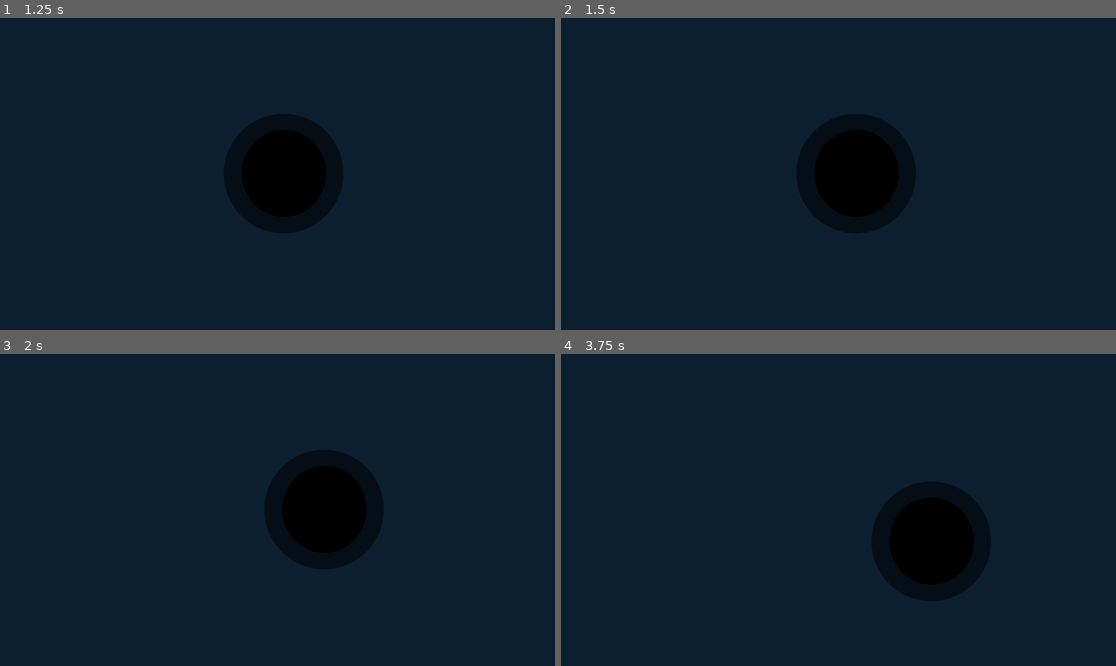
Above: before the commit, frames 1-4 (two rows, left to right).
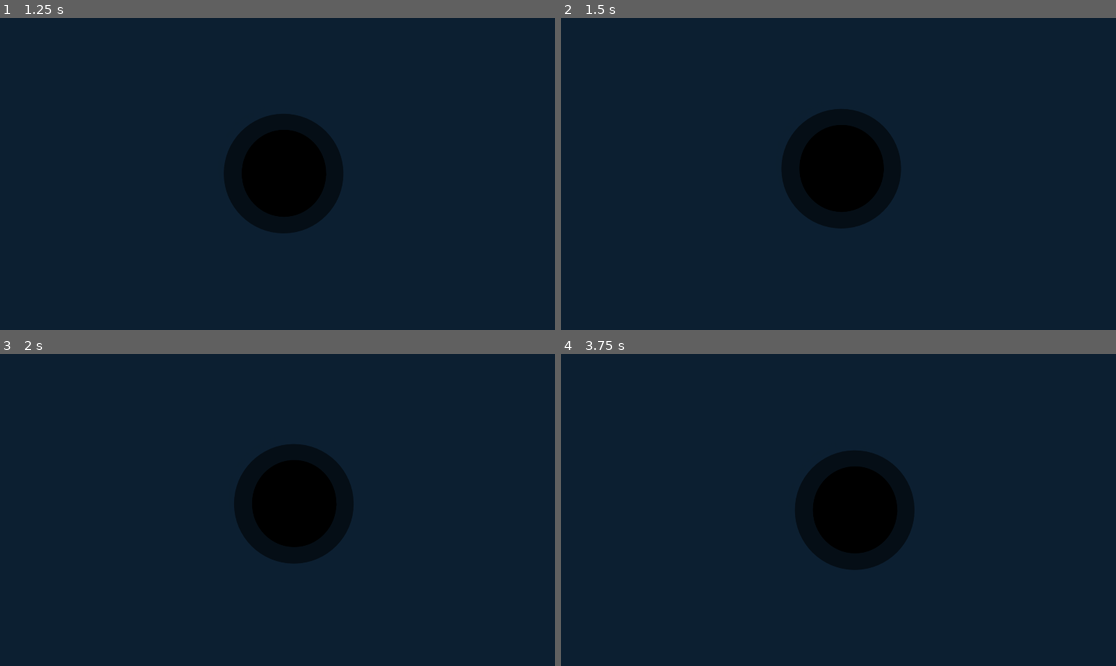
Above: after the commit, the same moments.

Repository: brokenfence-53/Black-Hole-Sim-Game
Game: Godot game, scene res://Levels/Main Menu/main_menu.tscn
The game is run twice, just before and just after one commit, with the same random seed, the same clock (stepped at 60 frames per second) and the same inputs.
Inputs (mouse positions are in pixels of both pictures, inside the frame that each line leads up to):
- Up to frame 1 (1.25 s): click "New Game" at 0.5 s
- Up to frame 2 (1.5 s): tap Enter at 1.25 s; move the mouse to (960, 158) at 1.27 s; hold D (right) from 1.28 s (still down); tap Space (dash, bound only after the commit) at 1.35 s
- Up to frame 3 (2 s): keep holding D (right)
- Up to frame 4 (3.75 s): move the mouse to (727, 525) at 2.02 s; release D (right) at 2.03 s; hold S (down) 2.03-2.78 s; tap Space (dash, bound only after the commit) at 2.1, 2.85, 3.6 s; move the mouse to (894, 441) at 2.77 s; hold D (right) 2.78-3.53 s; move the mouse to (810, 572) at 3.52 s; hold Up (up) from 3.53 s (still down)

Frame 1 is identical in both runs. In frame 2, 2.0% of the frame differs, in the area x 39-64%, y 29-70%; in frame 3, 4.1%; in frame 4, 10%, in the area x 42-78%, y 30-80%.

Commit message:
Character Movement+, Dash Follows mouse

Diff:
--- a/black-hole-sim/Characters/player.gd
+++ b/black-hole-sim/Characters/player.gd
@@ -1,11 +1,61 @@
 extends CharacterBody2D
-@export var movement_speed : float = 200.0
+## Video tut
+const max_speed: float = 100.0
+const acceleration: float = 50.0
+const friction: float = 32.0
+
+#dash
+#how fash the character is going with a dash
+const dash_speed:float = 180.0
+#how long the dash is in sec
+const dash_time: float = 0.12
+#if someone is dashing
+var dashing: bool = true
+#how long a player has been dashing for
+var dash_timer: float = 0.0
+#direction the player is dashing towards
+var dash_dir: Vector2 = Vector2.ZERO
+#amt of time between dash
+var dash_reload_cost: float =0.5
+#how long a player has not been dashing for
+var dash_reload_timer: float = 0.0
+
+
 
 func _physics_process(delta: float) -> void:
-	var input_movement = Vector2 (
-		Input.get_action_strength("right") - Input.get_action_strength("left"),
-		Input.get_action_strength("down") - Input.get_action_strength("up")
-	).normalized()
+	if dash_timer == 0.0: #so player movment does not overide the dash
+		var input_movement: Vector2 = Vector2(
+			Input.get_action_strength("right") - Input.get_action_strength("left"), Input.get_action_strength("down") - Input.get_action_strength("up")
+		).normalized()  ## making input return a 0/1/-1
 
-	velocity = input_movement * movement_speed
+		#creating velocity for both x,y so apply friction and accleration seperately to each axis
+		#exp and the -( is a power function so it tells the each fraction of speed change
+		# 1- makes it the amt applied into the amt remain
+		## delta makes it so it works on lower and higher frame rates
+		##lerp movment the object in a desired direction
+		## lerp weight acts as a speed form point A to B
+		var velocity_weight_x: float = 1.0 - exp( -(acceleration if input_movement.x else friction) * delta)
+		velocity.x = lerp(velocity.x, input_movement.x * max_speed, velocity_weight_x)
+		var velocity_weight_y: float = 1.0 - exp( -(acceleration if input_movement.y else friction) * delta)
+		velocity.y = lerp(velocity.y, input_movement.y * max_speed, velocity_weight_y)
+	_dash_logic(delta)
 	move_and_slide()
+func _dash_logic(delta: float) -> void:
+	if dashing and Input.is_action_just_pressed("dash"):
+		dashing = false
+		dash_timer = dash_time #starting dash timer
+		dash_reload_timer = dash_reload_cost
+		dash_dir = global_position.direction_to(get_local_mouse_position())
+		velocity = dash_dir * dash_speed
+	if dash_timer > 0.0:
+		dash_timer = max(0.0, dash_timer - delta)
+	else:
+		if dash_reload_timer > 0.0:
+			dash_reload_timer -= delta
+		else:
+			dashing = true
+	#if input:
+		#AnimationPlayer.play("walk")
+	#else:
+		#AnimationPlayer.play("idle")
+		#this is for if I add an animation
--- a/black-hole-sim/Levels/level_1.tscn
+++ b/black-hole-sim/Levels/level_1.tscn
@@ -8,9 +8,9 @@
 [node name="Player" parent="." unique_id=780335499 instance=ExtResource("1_n0qsc")]
 position = Vector2(982, 538)
 
+[node name="PauseMenu" parent="." unique_id=1818061711 instance=ExtResource("2_dilhk")]
+
 [node name="Camera2D" type="Camera2D" parent="." unique_id=2097959148]
 anchor_mode = 0
 position_smoothing_enabled = true
 rotation_smoothing_enabled = true
-
-[node name="PauseMenu" parent="." unique_id=1818061711 instance=ExtResource("2_dilhk")]
--- a/black-hole-sim/project.godot
+++ b/black-hole-sim/project.godot
@@ -19,6 +19,13 @@
 
 window/size/viewport_width=1920
 window/size/viewport_height=1080
+
+[file_customization]
+
+folder_colors={
+"res://Characters/": "orange",
+"res://Levels/": "green"
+}
 
 [input]
 
@@ -46,6 +53,11 @@
 , Object(InputEventKey,"resource_local_to_scene":false,"resource_name":"","device":-1,"window_id":0,"alt_pressed":false …(186 unchanged characters)…
 ]
 }
+dash={
+"deadzone": 0.2,
+"events": [Object(InputEventKey,"resource_local_to_scene":false,"resource_name":"","device":-1,"window_id":0,"alt_pressed":false,"shift_pressed":false,"ctrl_pressed":false,"meta_pressed":false,"pressed":false,"keycode":0,"physical_keycode":32,"key_label":0,"unicode":32,"location":0,"echo":false,"script":null)
+]
+}
 
 [physics]
 
